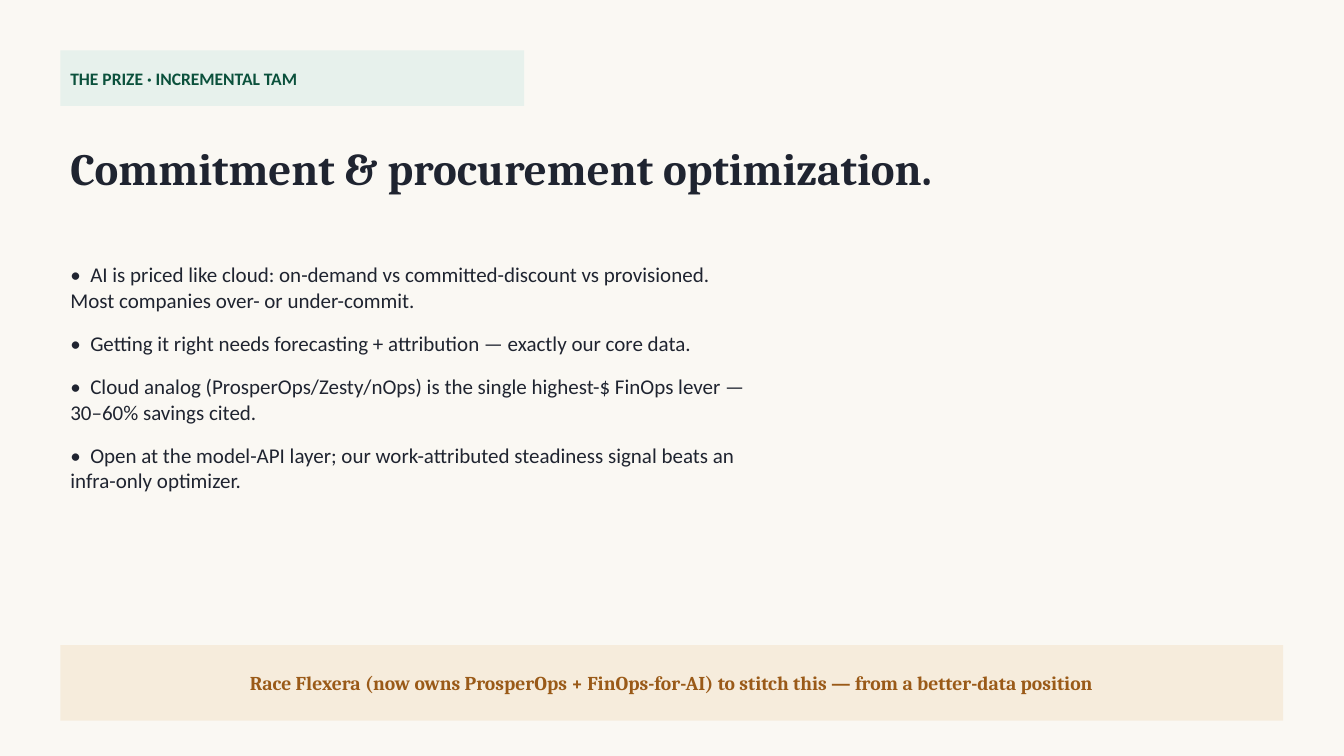
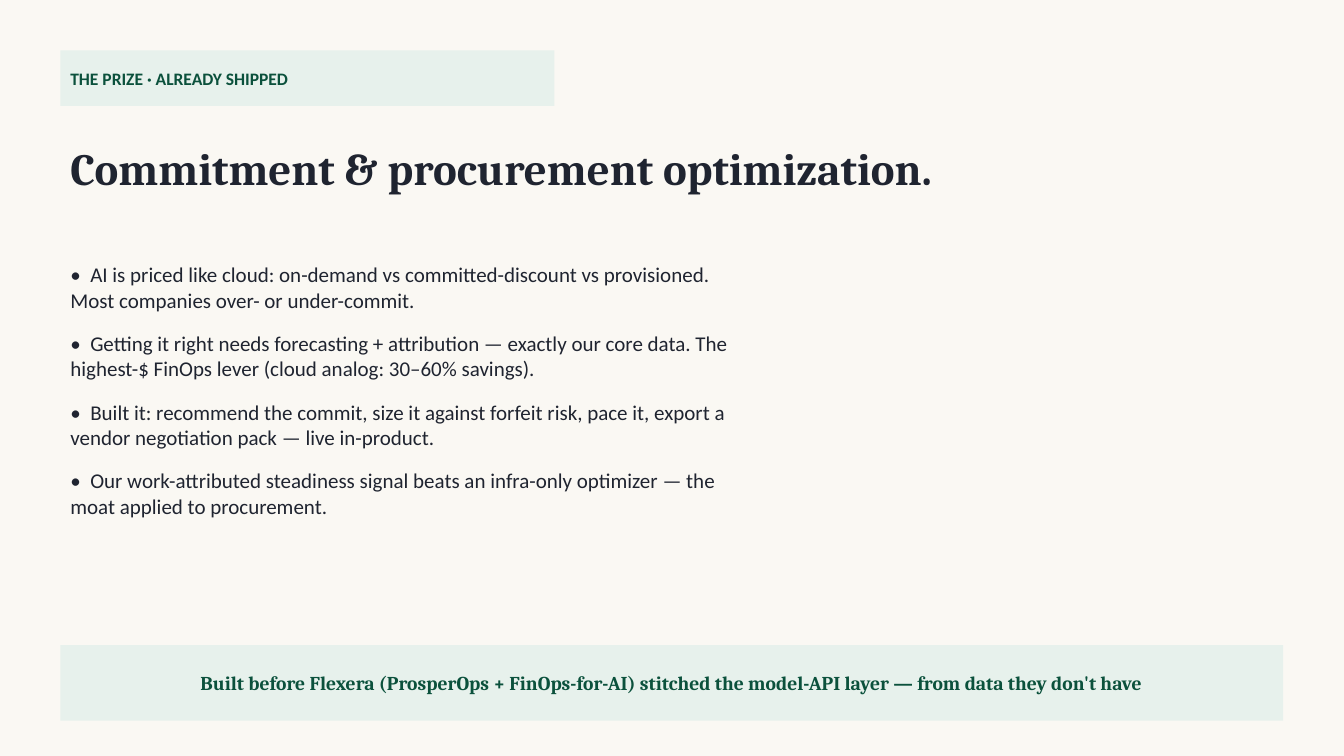
Before and after one commit to krethikram-sudo/options-bot, a slide deck: slide 10 of docs/outlay-strategy-deck.pptx. Drawn at 1344x756 pixels with LibreOffice and Linux fonts; fonts in the diff are those of the drawing. Boxes give left, top, right and bottom in pixels: in the first picture for what was removed or moved away, otherwise in the second. Text is boxed around its words. In the diff, an @@ line names an element or a change of style, - is before the commit and + after.

```diff
--- a/docs/outlay-strategy-deck.pptx
+++ b/docs/outlay-strategy-deck.pptx
@@ rectangle "THE PRIZE · ALREADY SHIPPED": place and size @@
-rectangle "THE PRIZE · ALREADY SHIPPED" at [60, 50, 524, 106]
+rectangle "THE PRIZE · ALREADY SHIPPED" at [60, 50, 555, 106]
@@ text in rectangle at [70, 73, 288, 85]: text changed @@
-THE PRIZE · INCREMENTAL TAM
+THE PRIZE · ALREADY SHIPPED
@@ text at [70, 336, 727, 518]: text changed @@
-• Getting it right needs forecasting + attribution — exactly our core data.
-• Cloud analog (ProsperOps/Zesty/nOps) is the single highest-$ FinOps lever — 30–60% savings cited.
-• Open at the model-API layer; our work-attributed steadiness signal beats an infra-only optimizer.
+• Getting it right needs forecasting + attribution — exactly our core data. The highest-$ FinOps lever (cloud analog: 30–60% savings).
+• Built it: recommend the commit, size it against forfeit risk, pace it, export a vendor negotiation pack — live in-product.
+• Our work-attributed steadiness signal beats an infra-only optimizer — the moat applied to procurement.
@@ rectangle "Built before Flexera (ProsperOps + ..." at [60, 645, 1284, 721]: fill #F6ECDC to #E7F1EC @@
@@ text in rectangle at [200, 676, 1141, 695]: text changed; text colour #9A5A18 to #0B513C @@
-Race Flexera (now owns ProsperOps + FinOps-for-AI) to stitch this — from a better-data position
+Built before Flexera (ProsperOps + FinOps-for-AI) stitched the model-API layer — from data they don't have
```
Also in this commit, not shown: 1 other slide changed, 1 other file.
